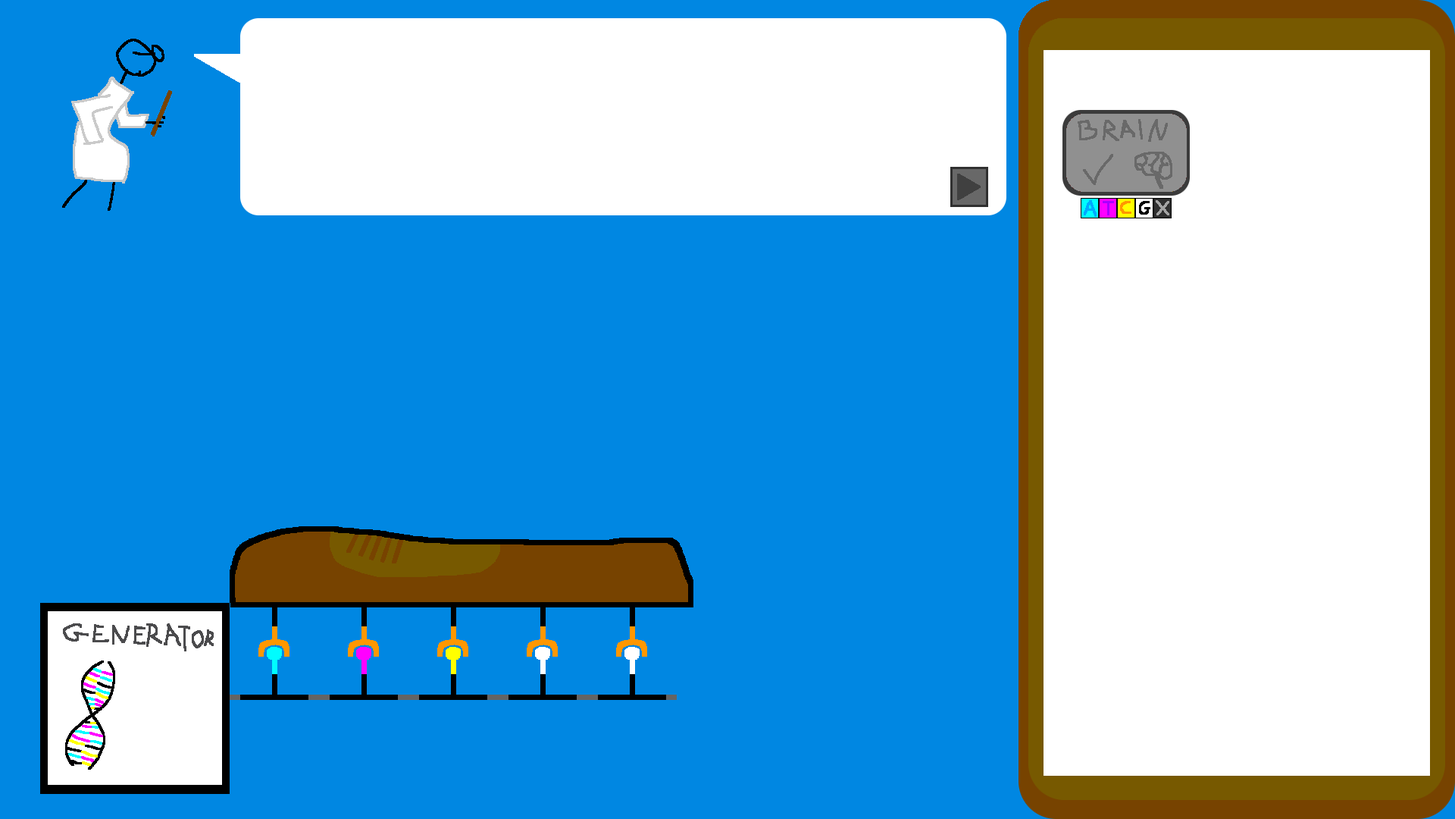
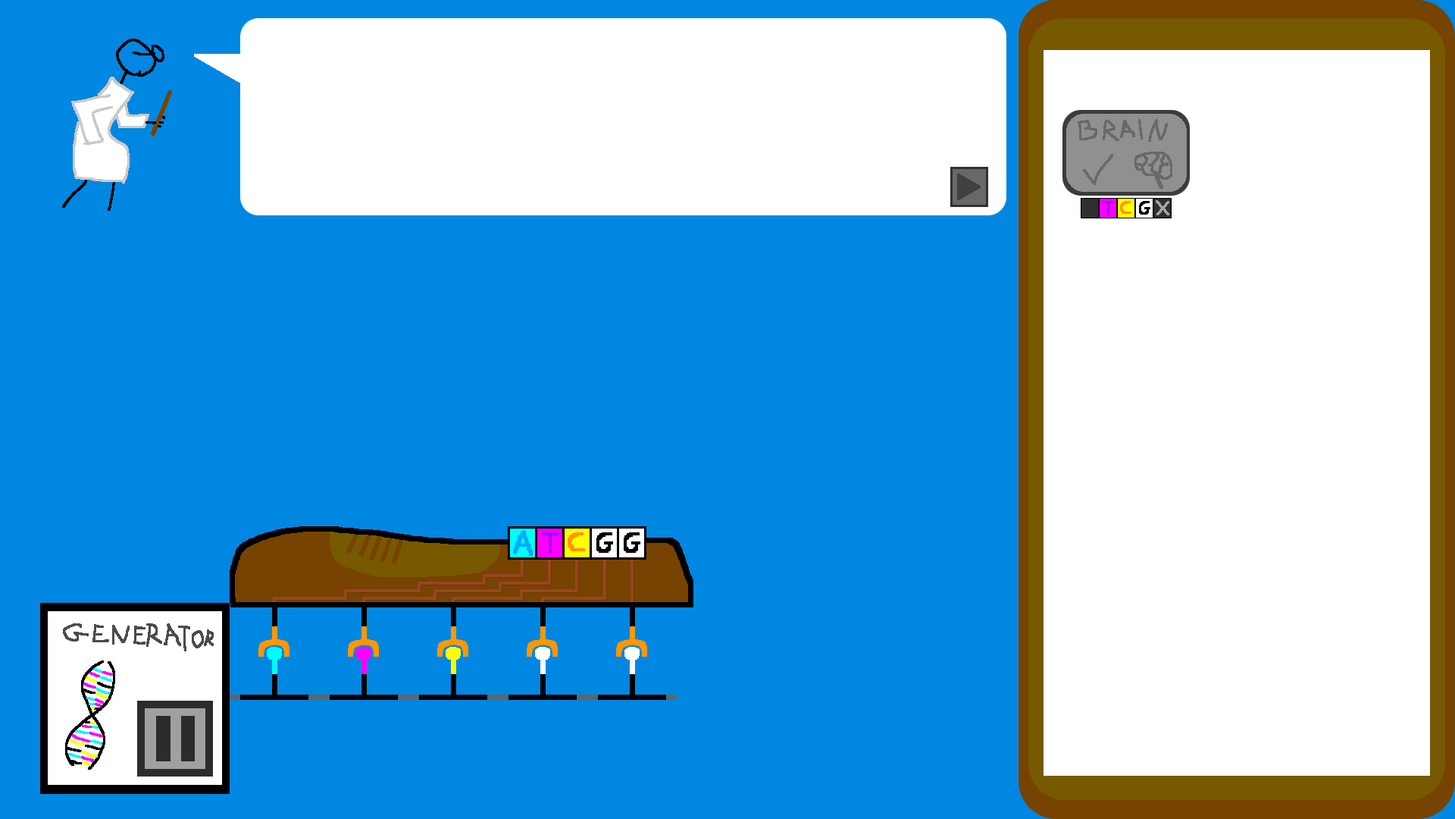
Two versions of the same layered image (w=1455, h=819). Layer-by-layer changes:
hid "A" over [1081, 198, 1099, 218]
added group "Comb_sprite" with 7 layers above "Nucl_G #2" over [272, 526, 647, 602]
added group "Nucl" with 5 layers in group "Comb_sprite" over [510, 528, 645, 558]
added layer "Comb_G #2" in group "Nucl" over [619, 528, 645, 558]
added layer "Comb_G" in group "Nucl" over [591, 528, 617, 558]
added layer "Comb_C" in group "Nucl" over [564, 528, 590, 558]
added layer "Comb_T" in group "Nucl" over [537, 528, 563, 558]
added layer "Comb_A" in group "Nucl" over [510, 528, 536, 558]
renamed "Peigne" to "Comb", moved it into group "Comb_sprite", painted on it over [272, 526, 647, 602]
added group "ADN Gen" with 3 layers above "Arrière-plan" over [137, 700, 213, 777]
added layer "PauseButton" in group "ADN Gen" over [137, 700, 213, 777]
added layer "PlayButton" in group "ADN Gen" over [137, 700, 213, 777]
moved "ADN Generator" into group "ADN Gen" over [137, 700, 213, 777]
